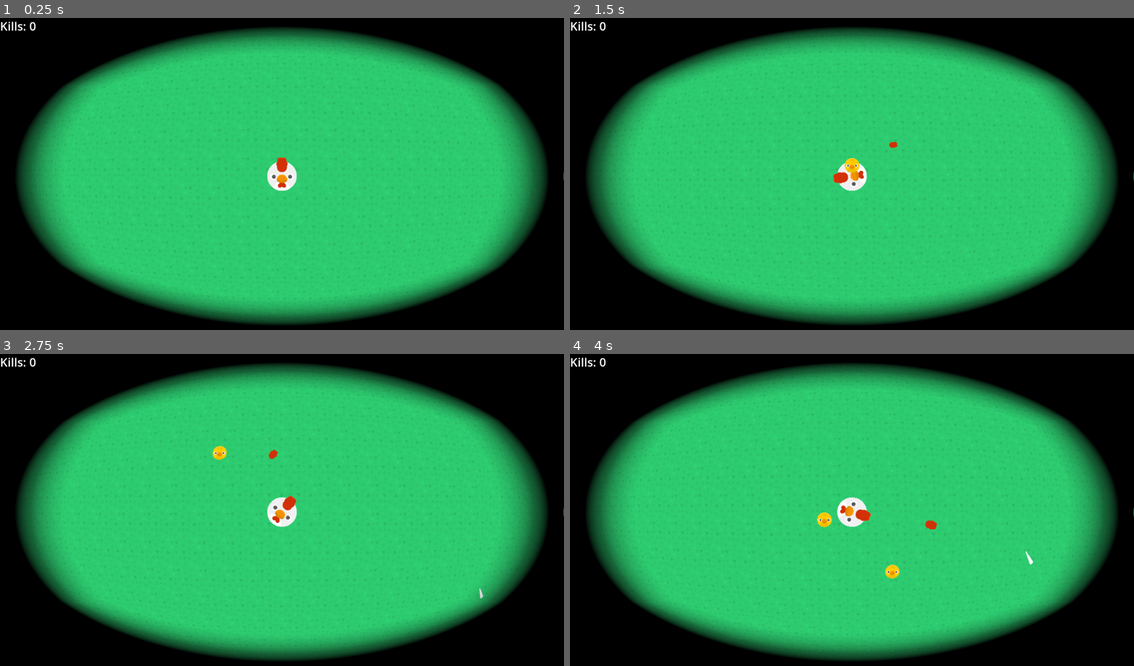
Above: before the commit, frames 1-4 (two rows, left to right).
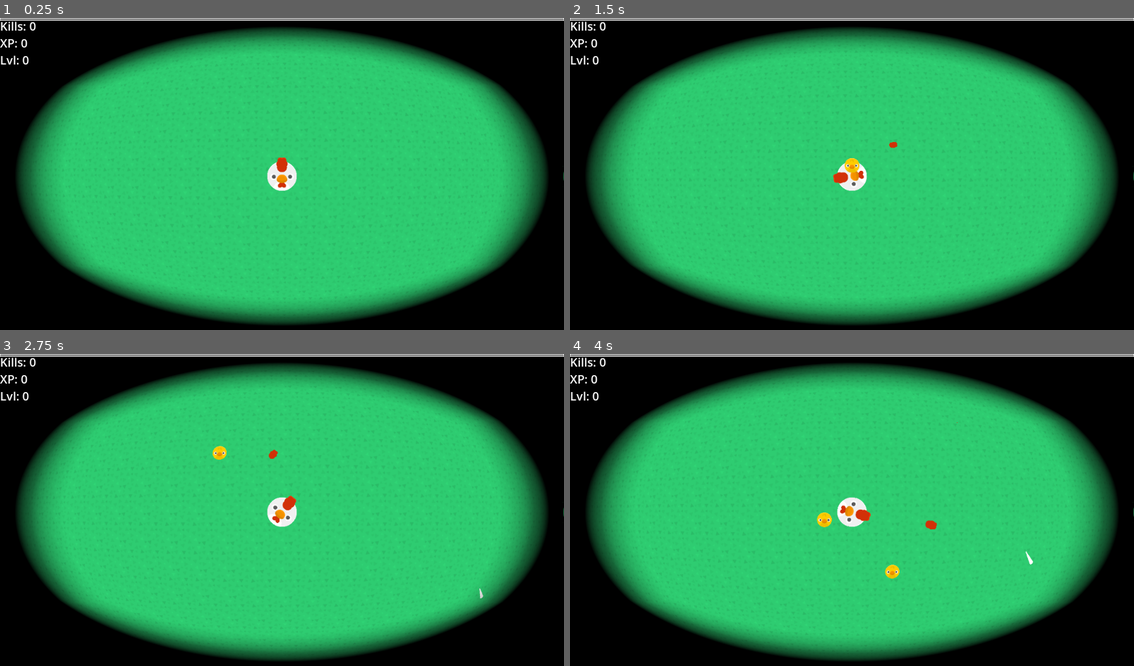
Above: after the commit, the same moments.

Repository: team-faucet/GMTK2024
Game: Godot game, scene res://main.tscn
Two runs of this game, one before a commit and one after it. Both use one fixed random seed, a clock stepped at 60 frames per second and the inputs below.
Inputs (mouse positions are in pixels of both pictures, inside the frame that each line leads up to):
- Up to frame 1 (0.25 s): no input
- Up to frame 2 (1.5 s): tap Enter at 0.5 s; move the mouse to (976, 161) at 0.52 s; hold Right (ui_right) 0.53-1.28 s; click (976, 161) at 0.6 s; move the mouse to (739, 192) at 1.27 s; hold Down (ui_down) from 1.28 s (still down); right-click (739, 192) at 1.35 s
- Up to frame 3 (2.75 s): move the mouse to (338, 441) at 2.02 s; release Down (ui_down) at 2.03 s; hold Right (ui_right) from 2.03 s (still down); click (338, 441) at 2.1 s
- Up to frame 4 (4 s): move the mouse to (823, 575) at 2.77 s; release Right (ui_right) at 2.78 s; hold Up (ui_up) 2.78-3.53 s; right-click (823, 575) at 2.85 s; move the mouse to (1021, 559) at 3.52 s; hold Left (ui_left) from 3.53 s (still down); click (1021, 559) at 3.6 s

The runs differ from the first frame. In frame 1, 1.0% of the frame differs, in the area x 0-100%, y 0-16%; in frame 2, 1.0%; in frame 3, 1.0%; in frame 4, 1.0%.

Commit message:
Leveling (#6)
* Implemented XP drops

* Implemented XP drops

* Implemented simple level scaling

* Added simple HUD with XP progress bar

* Fixed leveling and removed unnecessary nodes

Diff:
--- /dev/null
+++ b/Components/collecting_component.tscn
@@ -0,0 +1,9 @@
+[gd_scene load_steps=2 format=3 uid="uid://s0cjxdv351v6"]
+
+[ext_resource type="Script" path="res://Scripts/collecting_component.gd" id="1_qr3fm"]
+
+[node name="CollectingComponent" type="Area2D"]
+collision_layer = 0
+script = ExtResource("1_qr3fm")
+
+[connection signal="area_entered" from="." to="." method="_on_area_entered"]
--- a/Components/enemy_component.tscn
+++ b/Components/enemy_component.tscn
@@ -1,6 +1,8 @@
-[gd_scene load_steps=2 format=3 uid="uid://cppeu52scvqwg"]
+[gd_scene load_steps=3 format=3 uid="uid://cppeu52scvqwg"]
 
 [ext_resource type="Script" path="res://Scripts/enemy_component.gd" id="1_jgt72"]
+[ext_resource type="PackedScene" uid="uid://c5puyue534wmw" path="res://Entities/xp.tscn" id="2_fnrfi"]
 
 [node name="EnemyComponent" type="Node2D"]
 script = ExtResource("1_jgt72")
+xp_scene = ExtResource("2_fnrfi")
--- a/Entities/player.tscn
+++ b/Entities/player.tscn
@@ -7,6 +7,7 @@
 [ext_resource type="PackedScene" uid="uid://ock0s4rxc6eq" path="res://Components/hitbox_component.tscn" id="3_yt7br"]
 [ext_resource type="PackedScene" uid="uid://boeqr8qm5mlx3" path="res://Components/health_component.tscn" id="4_ongt8"]
 [ext_resource type="Shader" path="res://Shaders/distort3.gdshader" id="5_jw5v7"]
+[ext_resource type="PackedScene" uid="uid://s0cjxdv351v6" path="res://Components/collecting_component.tscn" id="8_fbp1p"]
 
 [sub_resource type="ShaderMaterial" id="ShaderMaterial_iqd5b"]
 shader = ExtResource("5_jw5v7")
@@ -19,6 +20,9 @@
 
 [sub_resource type="CircleShape2D" id="CircleShape2D_q36i1"]
 radius = 61.0082
+
+[sub_resource type="CircleShape2D" id="CircleShape2D_6vmdh"]
+radius = 86.209
 
 [node name="Player" type="Node2D"]
 script = ExtResource("1_06hp7")
@@ -54,3 +58,8 @@
 
 [node name="CombPosition" type="Node2D" parent="."]
 position = Vector2(0, -18)
+
+[node name="CollectingComponent" parent="." instance=ExtResource("8_fbp1p")]
+
+[node name="CollisionShape2D" type="CollisionShape2D" parent="CollectingComponent"]
+shape = SubResource("CircleShape2D_6vmdh")
--- /dev/null
+++ b/Entities/xp.tscn
@@ -0,0 +1,30 @@
+[gd_scene load_steps=6 format=3 uid="uid://c5puyue534wmw"]
+
+[ext_resource type="Script" path="res://Scripts/hitbox_component.gd" id="1_rqolp"]
+[ext_resource type="Script" path="res://Scripts/xp.gd" id="1_wwswn"]
+[ext_resource type="Texture2D" uid="uid://brw4sp4o23hlv" path="res://assets/xp.jpeg" id="3_0yf4t"]
+
+[sub_resource type="SpriteFrames" id="SpriteFrames_mrlhg"]
+
+[sub_resource type="CircleShape2D" id="CircleShape2D_ed4ly"]
+radius = 20.025
+
+[node name="XP" type="Node2D"]
+script = ExtResource("1_wwswn")
+
+[node name="AnimatedSprite2D" type="AnimatedSprite2D" parent="."]
+visible = false
+sprite_frames = SubResource("SpriteFrames_mrlhg")
+
+[node name="HitboxComponent" type="Area2D" parent="."]
+collision_mask = 0
+script = ExtResource("1_rqolp")
+
+[node name="CollisionShape2D" type="CollisionShape2D" parent="HitboxComponent"]
+shape = SubResource("CircleShape2D_ed4ly")
+
+[node name="Sprite2D" type="Sprite2D" parent="."]
+scale = Vector2(0.125, 0.125)
+texture = ExtResource("3_0yf4t")
+
+[connection signal="is_hit" from="HitboxComponent" to="." method="_on_hitbox_component_is_hit"]
--- /dev/null
+++ b/Scripts/collecting_component.gd
@@ -0,0 +1,6 @@
+class_name CollectingComponent extends Area2D
+
+func _on_area_entered(area: Area2D) -> void:
+	if area is HitboxComponent:
+		var hitbox : HitboxComponent = area
+		hitbox.hit(null)
--- a/Scripts/enemy_component.gd
+++ b/Scripts/enemy_component.gd
@@ -1,5 +1,9 @@
 extends Node2D
 
+@export var xp_scene : PackedScene
+
+@export_range(0, 100, 1, 'or_greater') var min_xp : int = 1
+@export_range(0, 100, 1, 'or_greater') var max_xp : int = 5
 
 func _ready():
 	for sibling in get_parent().get_children():
@@ -7,6 +11,12 @@
 			var healthcomp : HealthComponent = sibling
 			healthcomp.died.connect(_on_health_comp_died)
 
+func spawn_xp() -> void:
+	var xp : XP = xp_scene.instantiate()
+	xp.global_position = global_position
+	xp.value = randi_range(min_xp, max_xp)
+	get_tree().root.call_deferred('add_child', xp)
 
 func _on_health_comp_died():
-	StatTracker.enemy_killed.emit()
+	StatTracker.kill_enemy()
+	spawn_xp()
--- a/Scripts/hitbox_component.gd
+++ b/Scripts/hitbox_component.gd
@@ -1,16 +1,16 @@
 class_name HitboxComponent extends Area2D
 
+signal is_hit;
 
 @export var health_comp : HealthComponent
-
 
 func _ready():
 	if health_comp == null:
 		for comp in get_parent().get_children():
 			if comp is HealthComponent:
 				health_comp = comp
-		push_warning("HealthComponent for '" + name + "' is not initialized!")
 
 func hit(damage_info : DamageInfo) -> void:
 	if health_comp:
 		health_comp.take_damage(damage_info)
+	is_hit.emit()
--- a/Scripts/kill_count_label.gd
+++ b/Scripts/kill_count_label.gd
@@ -2,8 +2,9 @@
 
 
 func _ready():
-	StatTracker.enemy_killed.connect(_on_enemy_killed)
-	text = "Kills: 0"
+	StatTracker.enemy_killed.connect(_on_stat_update)
+	StatTracker.gained_xp.connect(_on_stat_update)
+	text = "Kills: 0\nXP: 0\nLvl: 0"
 
-func _on_enemy_killed():
-	text = "Kills: " + str(StatTracker.enemies_killed)
+func _on_stat_update():
+	text = "Kills: " + str(StatTracker.enemies_killed) + "\nXP: " + str(StatTracker.xp_curr) + "/" + str(StatTracker.xp_next) + "\nLvl: " + str(StatTracker.lvl)
--- a/Scripts/stat_tracker.gd
+++ b/Scripts/stat_tracker.gd
@@ -1,12 +1,31 @@
 extends Node
 
 signal enemy_killed
+signal gained_xp
+signal lvled_up
 
 var enemies_killed : int = 0
 
-func _ready():
-	enemy_killed.connect(_on_enemy_killed)
+var lvl : int = 1
+
+var total_xp : int = 0
+var xp_curr : int = 0
+var xp_next : int = get_next_xp()
+
+func kill_enemy():
+	enemies_killed += 1
+	enemy_killed.emit()
+
+func gain_xp(xp_in : int) -> void:
+	xp_curr += xp_in
+	total_xp += xp_in
+	if (xp_curr >= xp_next):
+		lvl += 1
+		xp_curr = 0
+		xp_next = get_next_xp()
+		lvled_up.emit()
+	gained_xp.emit()
 
 
-func _on_enemy_killed():
-	enemies_killed += 1
+func get_next_xp() -> int:
+	return 10 * sqrt(lvl)
--- /dev/null
+++ b/Scripts/xp.gd
@@ -0,0 +1,7 @@
+class_name XP extends Node2D
+
+var value : int = 1
+
+func _on_hitbox_component_is_hit() -> void:
+	StatTracker.gain_xp(value)
+	queue_free()
--- /dev/null
+++ b/Scripts/xp_prog_bar.gd
@@ -0,0 +1,12 @@
+extends TextureProgressBar
+
+
+# Called when the node enters the scene tree for the first time.
+func _ready() -> void:
+	pass # Replace with function body.
+
+
+# Called every frame. 'delta' is the elapsed time since the previous frame.
+func _process(delta: float) -> void:
+	max_value = StatTracker.xp_next
+	value = StatTracker.xp_curr
--- a/Shaders/distort3.gdshader
+++ b/Shaders/distort3.gdshader
@@ -9,7 +9,7 @@
 uniform float effect_scale = 1.0;
 uniform float scale = 1.0;
 
-uniform sampler2D SCREEN_TEXTURE : hint_screen_texture, repeat_disable, filter_nearest;
+uniform sampler2D SCREEN_TEXTURE : hint_screen_texture, repeat_disable, filter_linear;
 
 vec2 distort(vec2 p) {
 	float d = length(p);
--- /dev/null
+++ b/UI/hud.tscn
@@ -0,0 +1,49 @@
+[gd_scene load_steps=5 format=3 uid="uid://cssbwlouopx56"]
+
+[ext_resource type="PackedScene" uid="uid://cwewglf2dgij" path="res://UI/kill_count_label.tscn" id="1_41w8i"]
+[ext_resource type="Script" path="res://Scripts/xp_prog_bar.gd" id="2_3vtjn"]
+[ext_resource type="Texture2D" uid="uid://1b43ll42ar8r" path="res://assets/BarBlank.png" id="2_k1fca"]
+[ext_resource type="Texture2D" uid="uid://b42jgb5gn7vo6" path="res://assets/BarProgress.png" id="3_5dy7v"]
+
+[node name="HUD" type="Control"]
+layout_mode = 3
+anchors_preset = 15
+anchor_right = 1.0
+anchor_bottom = 1.0
+grow_horizontal = 2
+grow_vertical = 2
+size_flags_horizontal = 3
+size_flags_vertical = 3
+
+[node name="KillCountLabel" parent="." instance=ExtResource("1_41w8i")]
+layout_mode = 1
+offset_right = 23.0
+offset_bottom = 55.0
+
+[node name="VBoxContainer" type="VBoxContainer" parent="."]
+layout_mode = 1
+anchors_preset = 15
+anchor_right = 1.0
+anchor_bottom = 1.0
+grow_horizontal = 2
+grow_vertical = 2
+
+[node name="Control" type="Control" parent="VBoxContainer"]
+layout_mode = 2
+
+[node name="XPProgBar" type="TextureProgressBar" parent="VBoxContainer/Control"]
+texture_filter = 1
+layout_mode = 1
+anchors_preset = 10
+anchor_right = 1.0
+offset_bottom = 10.0
+grow_horizontal = 2
+size_flags_vertical = 4
+nine_patch_stretch = true
+stretch_margin_left = 3
+stretch_margin_top = 3
+stretch_margin_right = 3
+stretch_margin_bottom = 3
+texture_under = ExtResource("2_k1fca")
+texture_progress = ExtResource("3_5dy7v")
+script = ExtResource("2_3vtjn")
--- a/main.tscn
+++ b/main.tscn
@@ -4,8 +4,8 @@
 [ext_resource type="PackedScene" uid="uid://cxmv5tq3abdm2" path="res://Entities/Enemies/narwhal.tscn" id="2_g56pr"]
 [ext_resource type="Script" path="res://Scripts/gamelogic.gd" id="3_8xds2"]
 [ext_resource type="PackedScene" uid="uid://btq50rc85pr5g" path="res://Entities/Enemies/bear.tscn" id="4_iwx7t"]
-[ext_resource type="PackedScene" uid="uid://cwewglf2dgij" path="res://UI/kill_count_label.tscn" id="5_i63ss"]
-[ext_resource type="PackedScene" uid="uid://b1d7muwnj2yxk" path="res://background.tscn" id="6_ndo83"]
+[ext_resource type="PackedScene" uid="uid://cssbwlouopx56" path="res://UI/hud.tscn" id="5_xefw1"]
+[ext_resource type="PackedScene" path="res://background.tscn" id="6_ndo83"]
 
 [node name="Main" type="Node2D"]
 
@@ -19,7 +19,7 @@
 
 [node name="CanvasLayer" type="CanvasLayer" parent="."]
 
-[node name="KillCountLabel" parent="CanvasLayer" instance=ExtResource("5_i63ss")]
+[node name="HUD" parent="CanvasLayer" instance=ExtResource("5_xefw1")]
 
 [node name="Background" parent="." node_paths=PackedStringArray("player") instance=ExtResource("6_ndo83")]
 player = NodePath("../Player")
--- a/project.godot
+++ b/project.godot
@@ -71,6 +71,7 @@
 
 [layer_names]
 
+2d_physics/layer_1="Collectibles"
 2d_physics/layer_2="Player"
 2d_physics/layer_3="Enemies"
 
Not shown: 1 places in Entities/player.tscn that only renumber resources
Binary file added: assets/BarBlank.png
Not shown, added: assets/BarBlank.png.import
Binary file added: assets/BarProgress.png
Not shown, added: assets/BarProgress.png.import
Binary file added: assets/xp.jpeg
Not shown, added: assets/xp.jpeg.import
